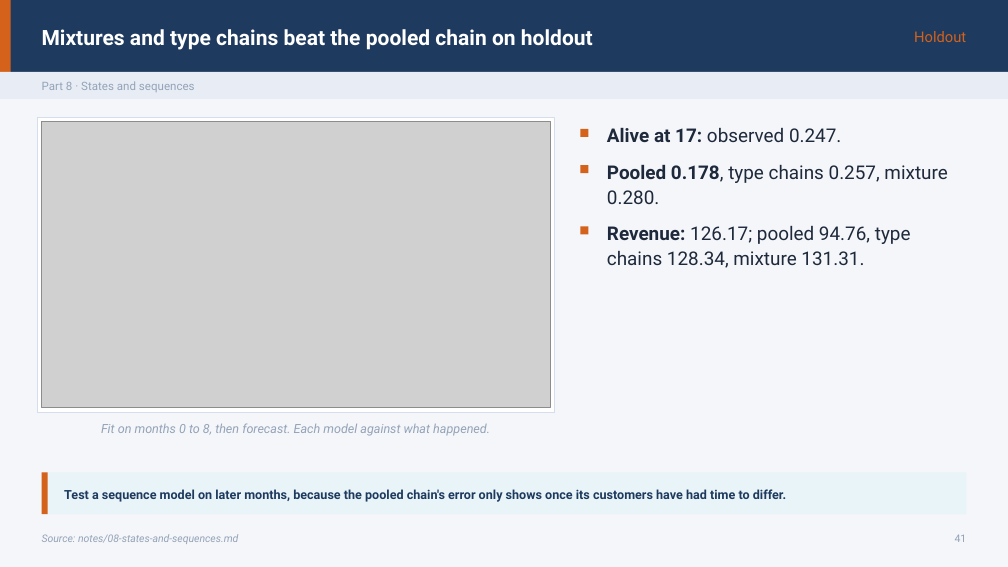
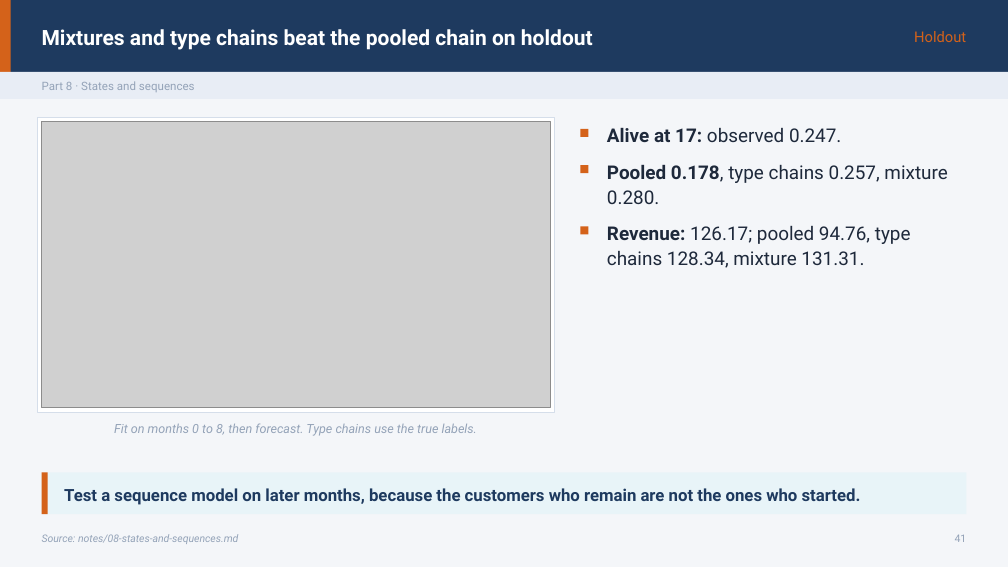
Before and after one commit to ramseywise/learn-ai-engineering, a slide deck: slide 41 of data-analytics/06-applied-analyses/slides/applied-analyses.pptx. Drawn at 1008x567 pixels with LibreOffice and Linux fonts; fonts in the diff are those of the drawing; grey boxes stand for pictures. Boxes give left, top, right and bottom in pixels: in the first picture for what was removed or moved away, otherwise in the second. Text is boxed around its words. In the diff, an @@ line names an element or a change of style, - is before the commit and + after.

```diff
--- a/data-analytics/06-applied-analyses/slides/applied-analyses.pptx
+++ b/data-analytics/06-applied-analyses/slides/applied-analyses.pptx
@@ text at <box>114,423,477,436</box>: text changed @@
-Fit on months 0 to 8, then forecast. Each model against what happened.
+Fit on months 0 to 8, then forecast. Type chains use the true labels.
@@ text at <box>64,488,861,505</box>: text changed; size 12 to 16 pt @@
-Test a sequence model on later months, because the pooled chain's error only shows once its customers have had time to differ.
+Test a sequence model on later months, because the customers who remain are not the ones who started.
```
Also in this commit, not shown: 19 other slides changed, 49 other files.
